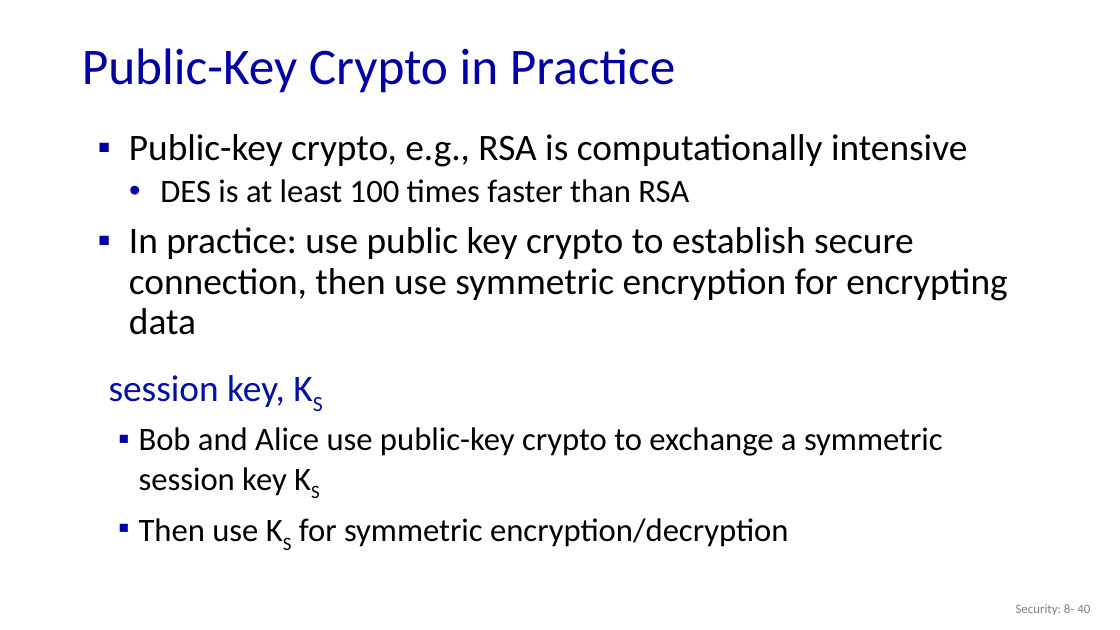
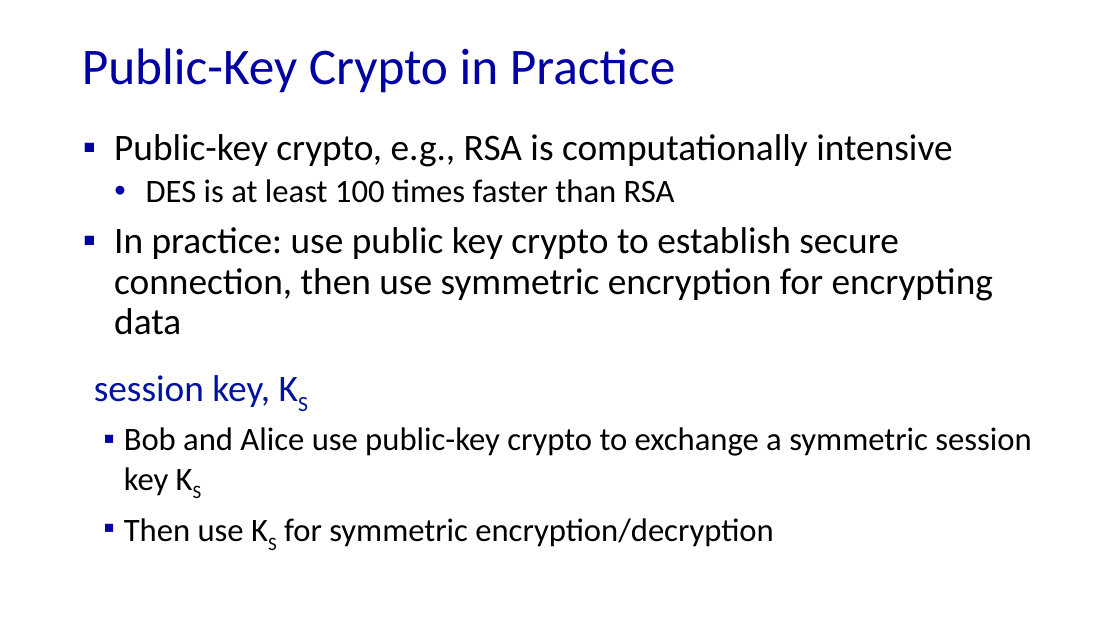
Before and after one commit to guhofstra/CSC175Sp26, a slide deck: slide 38 of PPTs/Lecture X - Network Security.pptx (slide 40 before the commit). Drawn at 1120x630 pixels with LibreOffice and Linux fonts; fonts in the diff are those of the drawing. Boxes give left, top, right and bottom in pixels: in the first picture for what was removed or moved away, otherwise in the second. Text is boxed around its words. In the diff, an @@ line names an element or a change of style, - is before the commit and + after.

```diff
--- a/PPTs/Lecture X - Network Security.pptx
+++ b/PPTs/Lecture X - Network Security.pptx
@@ text "Public-key crypto, e.g., RSA is ..." rewrapped from [109,134,1007,547] to [94,134,1031,547] @@
@@ page number removed at [1016,604,1090,615] @@
-Security: 8- 40
```
Also in this commit, not shown: 11 other slides changed, 1 slide added, 3 slides removed, 13 other files.
